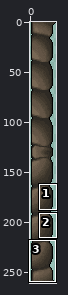
File history of a sprite sheet, resizeable_mode/side_panel_edge_left.png. Above: a wide view before the commit, with the close-up outlined.
Close-up. Before the commit:
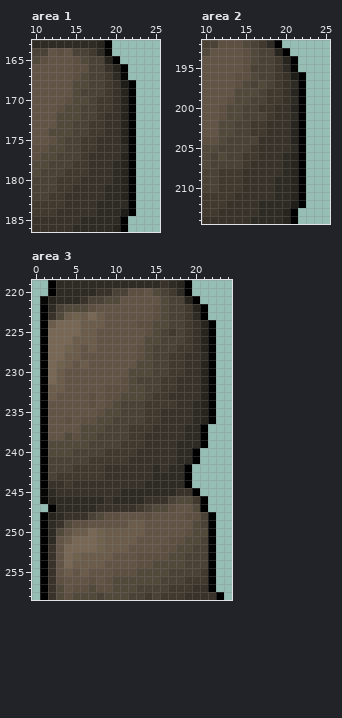
The file is 26x261 pixels. Colours within 5 levels of each other are drawn and written as one. Shown: area 1: x 10..25, y 163..186; area 2: x 10..25, y 192..214; area 3: x 0..24, y 219..258. The commit also changed other parts of the picture, which this record leaves out.
New version:
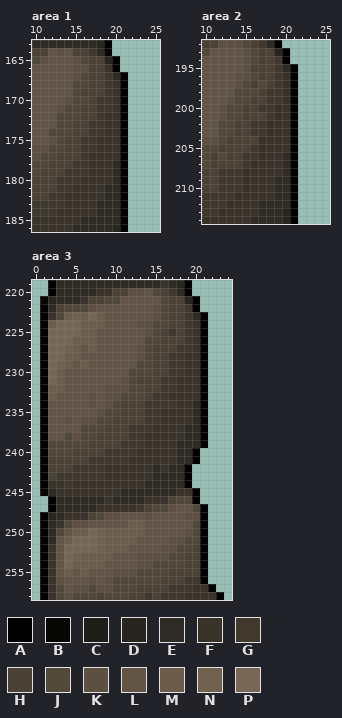
Palette (. is transparent): A #000000  B #060604  C #1f1d18  D #28251f  E #2e2a24  F #383229  G #41392e  H #4b4235  J #53493b  K #5d5041  L #635546  M #6b5c4b  N #716250  P #776754
Change:
Changed rows in their new state; - is an unchanged pixel.
Area 1:
first column x 20:
166 A.-
167 -A-
168 -A.
169 -A.
170 -A.
171 -A.
172 -A.
173 -A.
174 -A.
175 -A.
176 -A.
177 -A.
178 -A.
179 -A.
180 -A.
181 -A.
182 -A.
183 -A.
184 -A.
Area 2:
first column x 20:
194 A.-
195 -A-
196 -A.
197 -A.
198 -A.
199 -A.
200 -A.
201 -A.
202 -A.
203 -A.
204 -A.
205 -A.
206 -A.
207 -A.
208 -A.
209 -A.
210 -A.
211 -A.
212 -A.
Area 3:
first column x 20:
222 A.-
224 -A.
225 -A.
226 -A.
227 -A.
228 -A.
229 -A.
230 -A.
231 -A.
232 -A.
233 -A.
234 -A.
235 -A.
236 -A.
first column x 1:
246 .A-----------------A.-
248 --------------------A.
249 --------------------A.
250 --------------------A.
251 --------------------A.
252 --------------------A.
253 --------------------A.
254 --------------------A.
255 --------------------A.
256 --------------------A.
